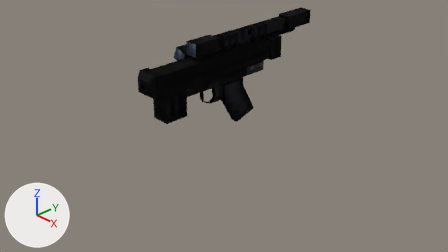
The Blender file resources/models/blasters/se14c/SimplerSE14C.blend: old version first, new version second.
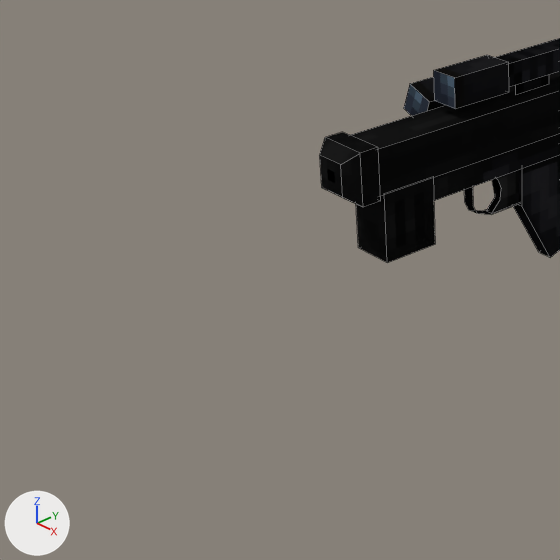
Each version appears first from the file's camera 'Camera', and next in a close-up on the part from 0% to 54% of the width and 4% to 100% of the height. Every picture has the same lights, and +X, +Y and +Z are marked at lower left. The close-ups show mesh edges as thin lines.

In view in the first close-up: 'v11'.
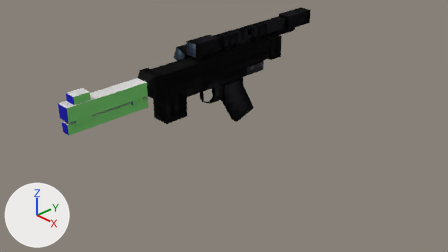
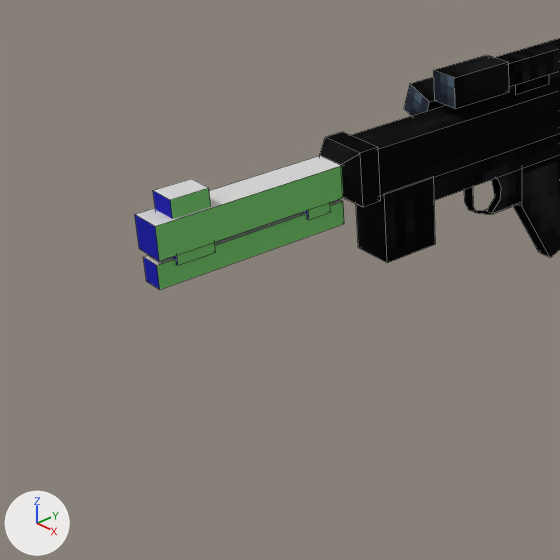
What differs and where, as boxes (x1, y1, x2, y2) in the close-ups (560 x 560 px):
```json
{"object": "Cube", "change": "added", "after": [135, 156, 344, 289], "on screen": "green"}
```

Edits to the scene script, one JSON object a line:
```json
{"op": "set", "path": "img_se14c_png", "old": "load_image('SE14C.png', 'SE14C.png', 128, 128, 'sRGB')", "new": "load_image('SE14C.png.001', 'SE14C.png', 128, 128, 'sRGB')"}
{"op": "add", "block": "me_cube", "code": ["me_cube = bpy.data.meshes.new('Cube')", "me_cube.from_pydata(...)  # 32 vertices, 22 faces; spans x -0.12..0.12, y -0.317..1.1, z -0.329..0.24", "me_cube.materials.append(mat_lambert3sg)  # picture img_se14c_png"]}
{"op": "add", "block": "ob_cube", "code": ["ob_cube = bpy.data.objects.new('Cube', me_cube)", "ob_cube.location = (0.0, -2.8, 1.2)"]}
```
